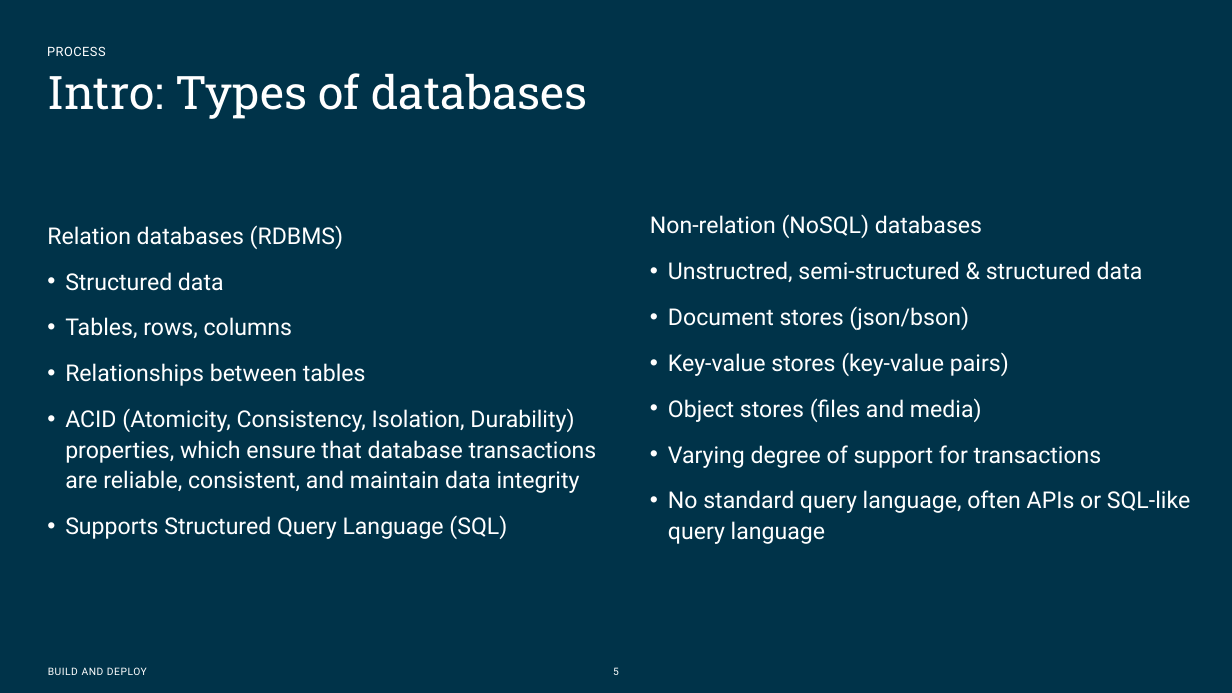
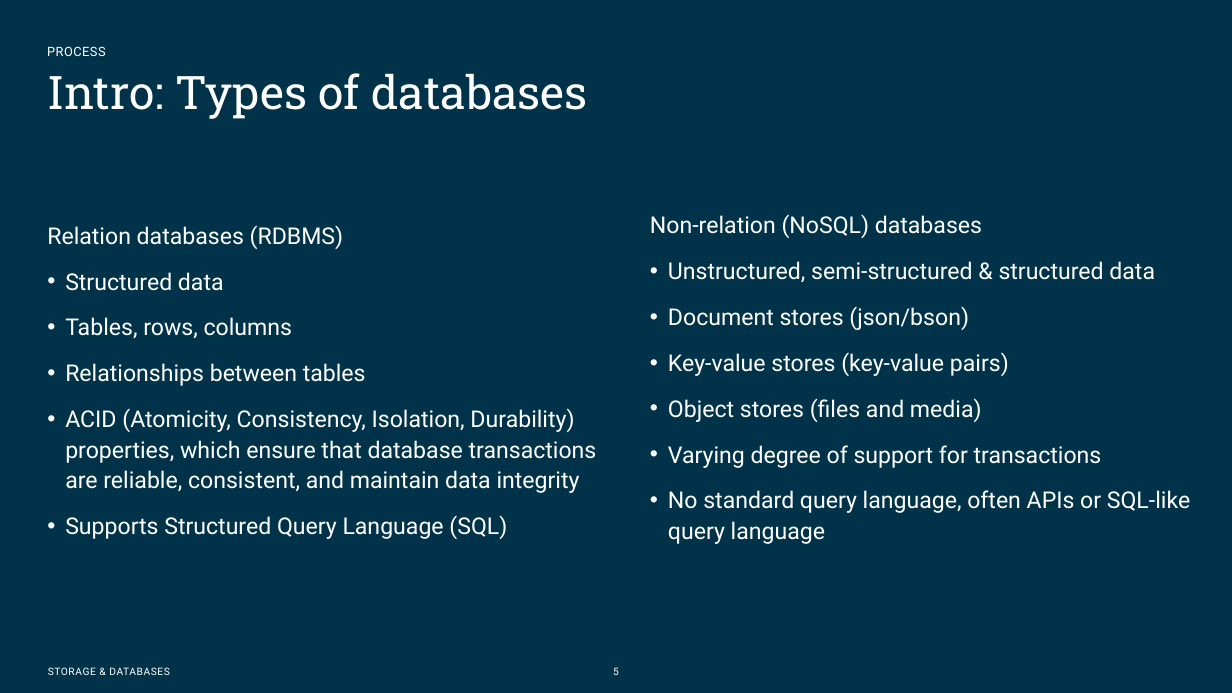
Before and after one commit to Omegapoint-Norge-Academy/storage-and-databases, a slide deck: slide 5 of Presentation material/Databases APP.pptx. Drawn at 1232x693 pixels with LibreOffice and Linux fonts; fonts in the diff are those of the drawing; background and template pictures are left out. Boxes give left, top, right and bottom in pixels: in the first picture for what was removed or moved away, otherwise in the second. Text is boxed around its words. In the diff, an @@ line names an element or a change of style, - is before the commit and + after.

Commit message:
Added slides about Structured language (SQL), Indexes and SQL Injection

```diff
--- a/Presentation material/Databases APP.pptx
+++ b/Presentation material/Databases APP.pptx
@@ text at (x1=668, y1=261, x2=1155, y2=282): text changed @@
-• Unstructred, semi-structured & structured data
+• Unstructured, semi-structured & structured data
@@ text at (x1=48, y1=667, x2=169, y2=675): text changed @@
-BUILD AND DEPLOY
+STORAGE & DATABASES
```
Also in this commit, not shown: 8 other slides changed, 8 slides added.
